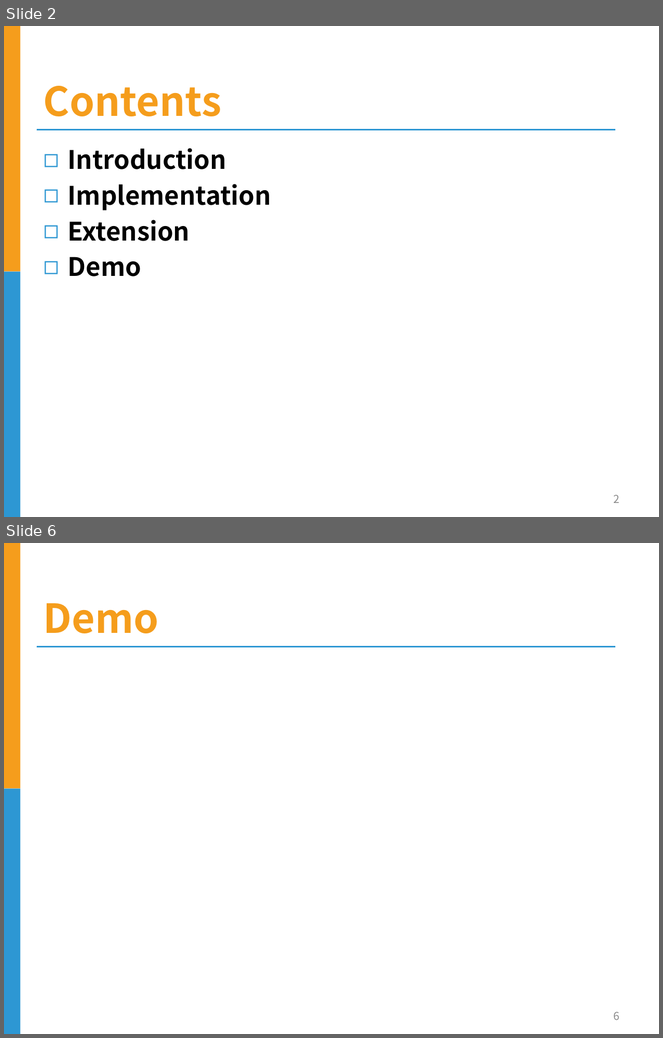
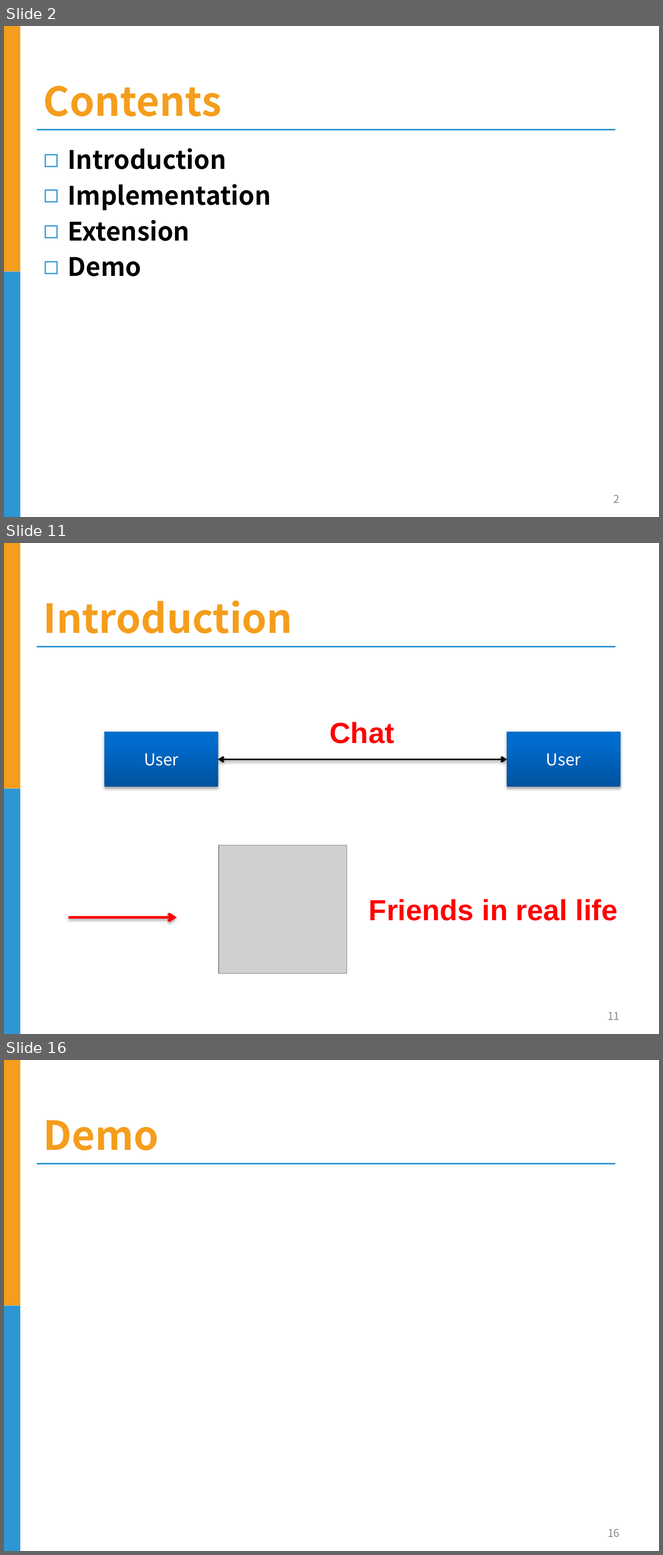
Before and after one commit to huuthang1993/HPT, a slide deck: Document/slide.pptx. Shown one above the other, each under a label of ours: slides 2 and 6 before the commit, slides 2, 11 and 16 after it; the slides between them are not shown. The pictures are 663x1038 and 663x1555 pixels, drawn with LibreOffice and Linux fonts; fonts in the diff are those of the drawing; grey boxes stand for pictures; background and template pictures are left out. Boxes give left, top, right and bottom in pixels: in the first picture for what was removed or moved away, otherwise in the second. Text is boxed around its words. In the diff, an @@ line names an element or a change of style, - is before the commit and + after.

```diff
--- a/Document/slide.pptx
+++ b/Document/slide.pptx
@@ slide 11 added at [4, 543, 659, 1034], background #FFFFFF; not listed: 3 template elements that a slide beside it also shows @@
@@ title added at [44, 600, 293, 633], 44 pt, text #F59D1C, bold @@
+Introduction
@@ text added at [330, 722, 394, 744], 32 pt, text #FF0000, bold @@
+Chat
@@ rectangle added at [105, 732, 218, 787], fill gradient #00539F to #006CCE to #006DCF, 18 pt, text #FFFFFF @@
+User
@@ rectangle added at [507, 732, 621, 787], fill gradient #00539F to #006CCE to #006DCF, 18 pt, text #FFFFFF @@
+User
@@ double arrow added from (218, 760) to (507, 760), #000000 2 pt @@
@@ picture added at [219, 846, 347, 974] @@
@@ text added at [369, 899, 618, 921], 32 pt, text #FF0000, bold @@
+Friends in real life
@@ arrow added from (68, 918) to (177, 918), #FF0000 3 pt @@
@@ page number added at [608, 1012, 620, 1020], 12 pt, text #898989 @@
+11
@@ what was slide 6 is now slide 16 @@
@@ page number at [608, 1529, 620, 1537]: text changed @@
-6
+16
```
Also in this commit, not shown: 12 other slides added, 3 slides removed.
